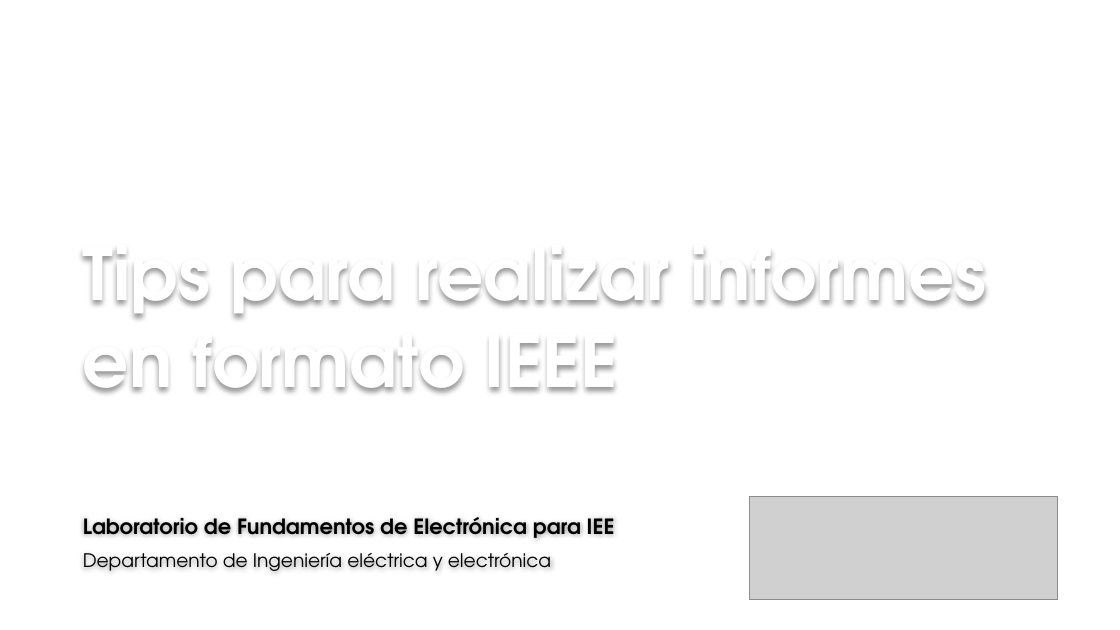
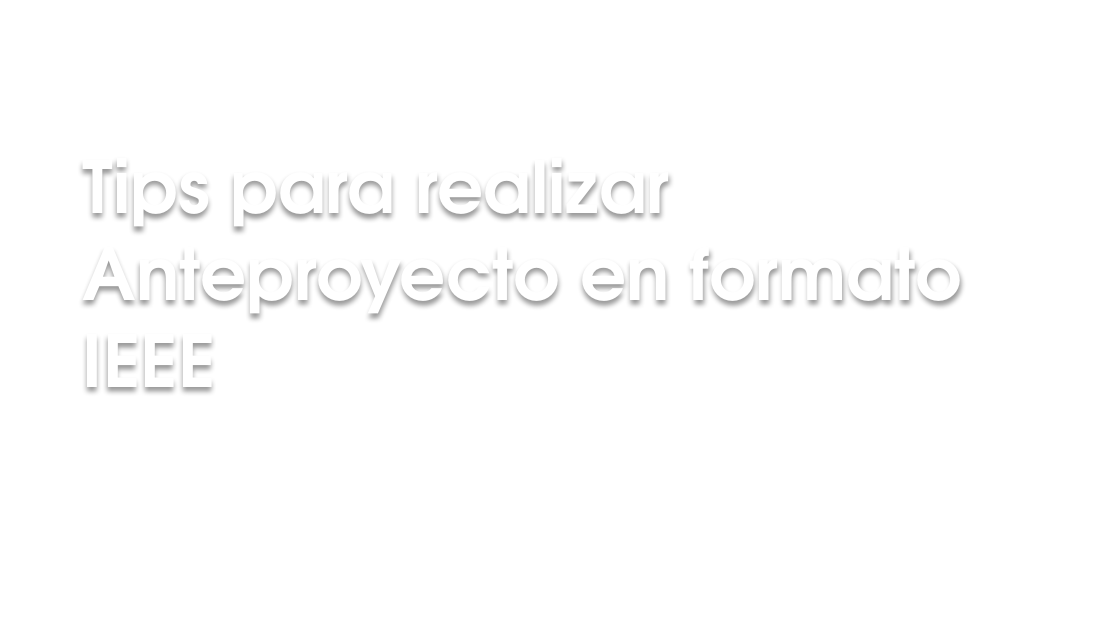
Before and after one commit to F4bian1012/Investigacion_I, a slide deck: slide 1 of Semana_0/Tips para realizar informes en formato IEEE.pptx. Drawn at 1120x630 pixels with LibreOffice and Linux fonts; fonts in the diff are those of the drawing; grey boxes stand for pictures; background and template pictures are left out. Boxes give left, top, right and bottom in pixels: in the first picture for what was removed or moved away, otherwise in the second. Text is boxed around its words. In the diff, an @@ line names an element or a change of style, - is before the commit and + after.

```diff
--- a/Semana_0/Tips para realizar informes en formato IEEE.pptx
+++ b/Semana_0/Tips para realizar informes en formato IEEE.pptx
@@ title at (x1=83, y1=163, x2=962, y2=392): text changed @@
-Tips para realizar informes en formato IEEE
+Tips para realizar Anteproyecto en formato IEEE
@@ picture removed at (x1=749, y1=497, x2=1058, y2=601) @@
@@ subtitle removed at (x1=83, y1=517, x2=615, y2=571) @@
-Laboratorio de Fundamentos de Electrónica para IEE
-Departamento de Ingeniería eléctrica y electrónica
```
Also in this commit, not shown: 3 other slides changed, 1 slide removed, 1 other file.
